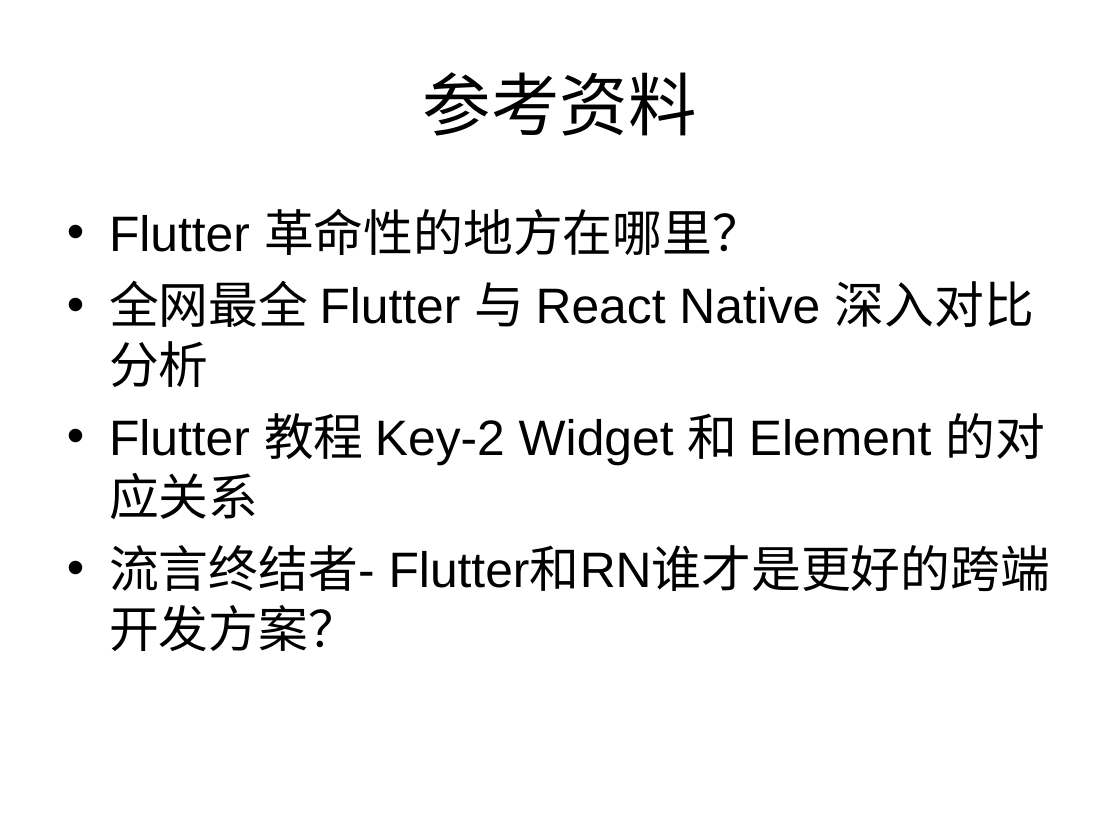
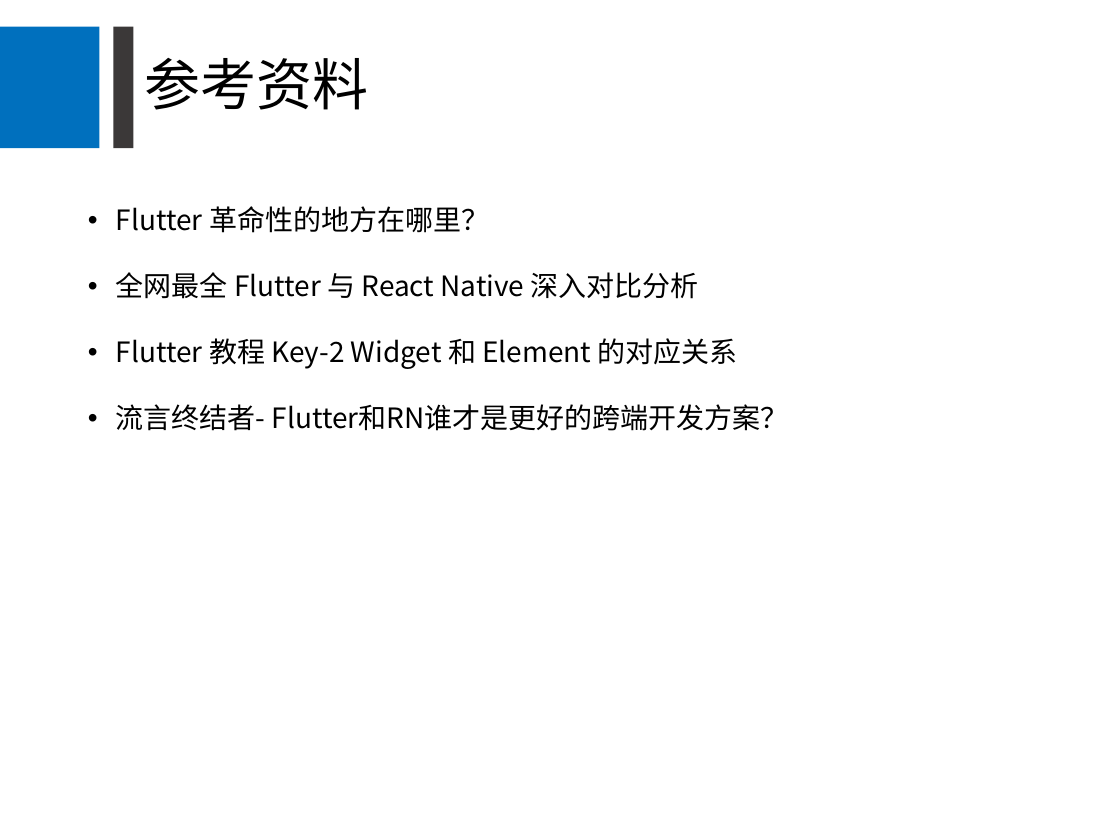
Before and after one commit to Newbit13/demo, a slide deck: slide 15 of flutter_demo/分享/跨端技术flutter分享.ppt (slide 13 before the commit). Drawn at 1120x840 pixels with LibreOffice and Linux fonts; fonts in the diff are those of the drawing. Boxes give left, top, right and bottom in pixels: in the first picture for what was removed or moved away, otherwise in the second. Text is boxed around its words. In the diff, an @@ line names an element or a change of style, - is before the commit and + after.

```diff
--- a/flutter_demo/分享/跨端技术flutter分享.ppt
+++ b/flutter_demo/分享/跨端技术flutter分享.ppt
@@ rectangle added at (0,27,100,149), fill #0070BE @@
@@ rectangle added at (113,27,133,149), fill #3B3838 @@
@@ title "参考资料": place and size @@
-title "参考资料" at (423,72,697,136)
+title "参考资料" at (145,58,369,110)
@@ title "参考资料" at (145,58,369,110): size 44 to 36 pt, font Arial to Noto Sans CJK SC; alignment centre to left; line spacing 1 to 0.9 @@
@@ text "Flutter 革命性的地方在哪里？": place and size @@
-text "Flutter 革命性的地方在哪里？" at (109,208,1046,591)
+text "Flutter 革命性的地方在哪里？" at (116,206,789,431)
@@ text "Flutter 革命性的地方在哪里？" at (116,206,789,431): size 32 to 18 pt, font Arial to Noto Sans CJK SC; indent changed; line spacing 1 to 1.5; more space between paragraphs @@
```
Also in this commit, not shown: 13 other slides changed, 2 slides added.
